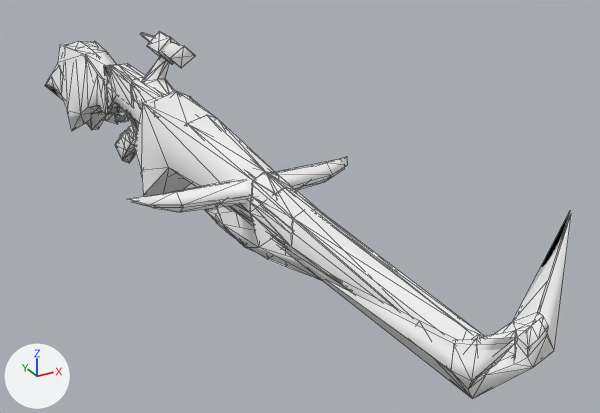
What one commit did to the glTF model docs/models/weapons/w06/132.glb.
Both versions are drawn from a 50 mm camera at (-0.661, -1.88, 0.412) aimed at (0.197, -0.32, -0.368). The axes (+X, +Y, +Z) are drawn at lower left. The lights are the same throughout. The picture after the commit comes second. Mesh edges are drawn as thin lines. Vertices at exactly the same position are counted once.

In view in the first picture: 'Group[0]', 'Group[100]', 'Group[1]', 'Group[2]'.
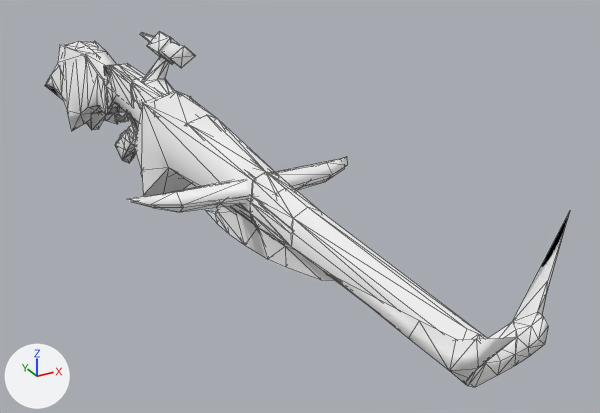
Changed parts and their boxes [x1, y1, x2, y2] in the pictures (600 x 413 px):
'Group[1]', reshaped
    before: [250, 175, 571, 399]
    after: [250, 173, 570, 387]
'Group[2]', reshaped
    before: [205, 172, 321, 280]
    after: [205, 172, 335, 281]
part 1 of me_group_1, deleted
    before: [254, 175, 571, 399]
part 2 of me_group_2, deleted
    before: [205, 172, 321, 280]

Patch to the scene script:
```diff
--- a/docs/models/weapons/w06/132.glb.py
+++ b/docs/models/weapons/w06/132.glb.py
@@ me_group_1 @@
 # used by ob_group_1; location = (0.0, 0.0, 0.0)
-me_group_1.from_pydata(...)  # 118 vertices, 213 faces; spans x -0.205..0.203, y -1.263..-0.537, z -0.325..-0.069
+me_group_1.from_pydata(...)  # 83 vertices, 150 faces; spans x -0.199..0.199, y -1.262..-0.542, z -0.325..-0.069
+# me_group_1 part 1: the loose piece of 35 vertices spanning x -0.205..0.203, y -1.263..-0.537, z -0.29..-0.074 is deleted
 me_group_1.materials.append(mat_xfb__e0__m00_lbg132_env01)
@@ me_group_2 @@
 # used by ob_group_2; location = (0.0, 0.0, 0.0)
-me_group_2.from_pydata(...)  # 74 vertices, 128 faces; spans x -0.037..0.036, y -0.913..-0.217, z -0.38..-0.168
+me_group_2.from_pydata(...)  # 47 vertices, 84 faces; spans x -0.035..0.035, y -0.913..-0.217, z -0.38..-0.168
+# me_group_2 part 2: the loose piece of 27 vertices spanning x -0.037..0.036, y -0.913..-0.217, z -0.376..-0.168 is deleted
 me_group_2.materials.append(mat_xfb__e0__m00_lbg132_env01)
```
